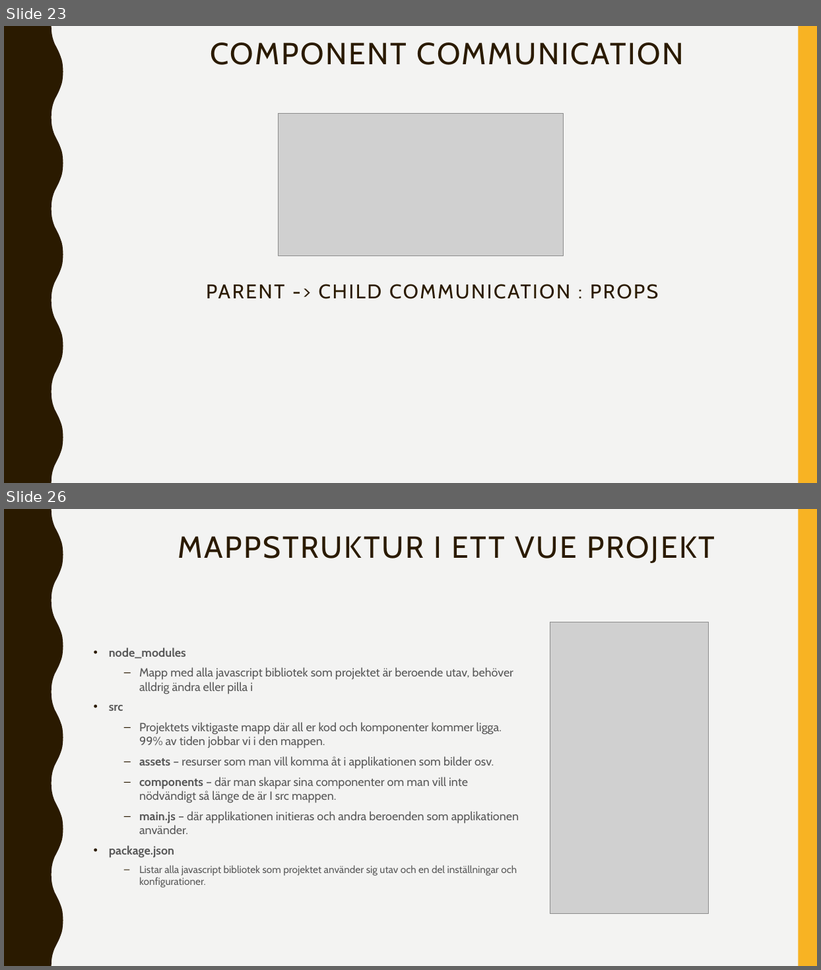
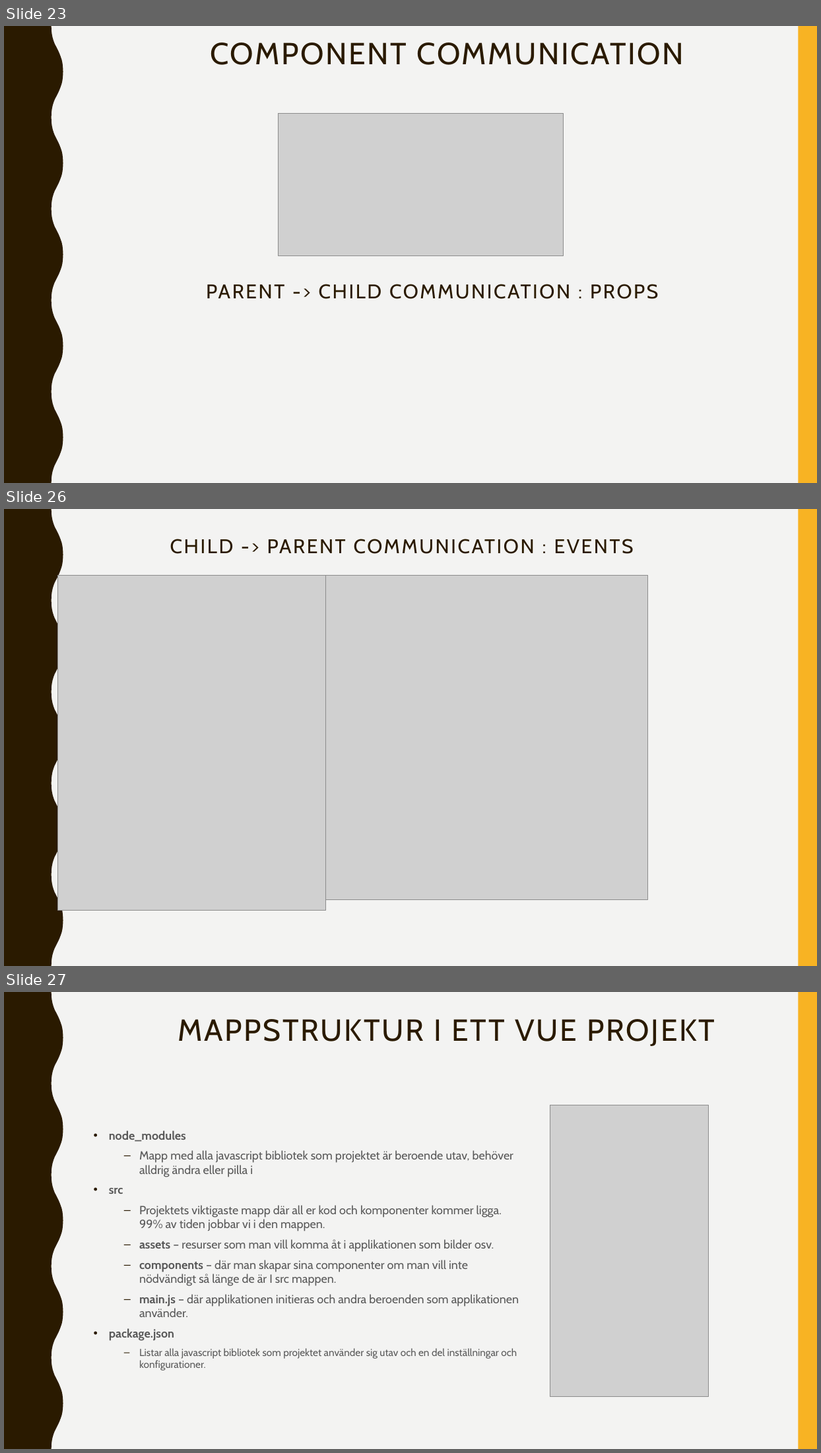
Before and after one commit to abbjetmus/programmering, a slide deck: Vue/Vue.pptx. Shown one above the other, each under a label of ours: slides 23 and 26 before the commit, slides 23, 26 and 27 after it; the slides between them are not shown. The pictures are 821x970 and 821x1453 pixels, drawn with LibreOffice and Linux fonts; fonts in the diff are those of the drawing; grey boxes stand for pictures. Boxes give left, top, right and bottom in pixels: in the first picture for what was removed or moved away, otherwise in the second. Text is boxed around its words. In the diff, an @@ line names an element or a change of style, - is before the commit and + after.

```diff
--- a/Vue/Vue.pptx
+++ b/Vue/Vue.pptx
@@ slide 26 added at bbox=[4, 509, 817, 966], background #F3F3F2; not listed: 2 template elements that a slide beside it also shows @@
@@ text added at bbox=[170, 539, 634, 554], 23.4 pt, text #2A1A00 @@
+CHILD -> PARENT COMMUNICATION : EVENTS
@@ picture added at bbox=[57, 576, 325, 911] @@
@@ picture added at bbox=[326, 576, 648, 900] @@
@@ what was slide 26 is now slide 27 @@
```
Also in this commit, not shown: 2 slides changed, 1 other slide added, 1 slide removed.
